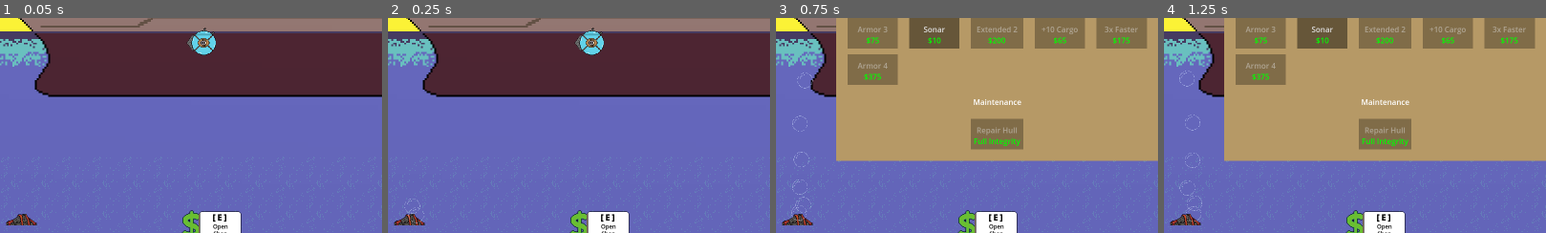
Above: before the commit, frames 1-4 (left to right).
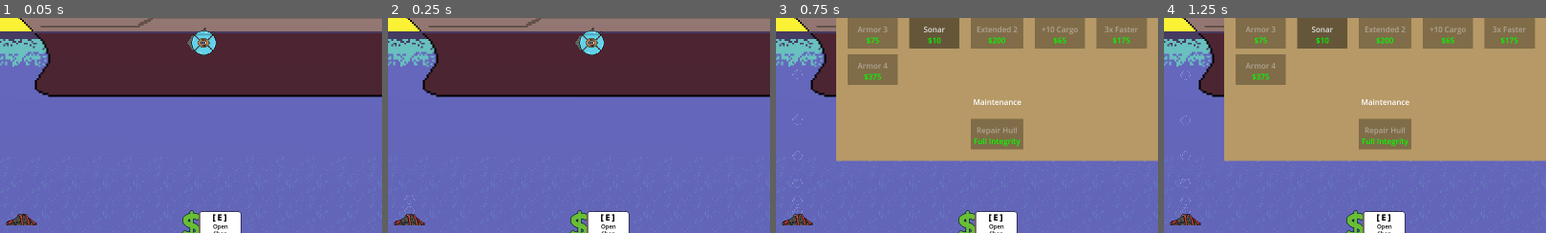
Above: after the commit, the same moments.

Repository: deruitda/ludum-dare-57
Game: Godot game, scene res://scenes/test/andrew-test.tscn
Two runs of this game, one before a commit and one after it. Both use one fixed random seed, a clock stepped at 60 frames per second and the inputs below. This scene is started directly instead of the project's main scene. Sound files missing from this copy of the repository are replaced by a short silence.
Inputs:
- Up to frame 1 (0.05 s): no input
- Up to frame 2 (0.25 s): no input
- Up to frame 3 (0.75 s): click "Open Shop" at 0.5 s
- Up to frame 4 (1.25 s): no input
The pictures show only the part of the screen within x 23-73%, y 44-94%; the shares and areas given below are measured in that part.

Frame 1 is identical in both runs. In frame 2, 0.1% of the frame differs, in the area x 4-10%, y 82-96%; in frame 3, 0.4%; in frame 4, 0.4%, in the area x 4-10%, y 24-95%.

Commit message:
creating new bubbles

Diff:
--- /dev/null
+++ b/scenes/map/air_pocket/air_bubble.gd
@@ -0,0 +1,6 @@
+extends RigidBody2D
+class_name AirBubble
+
+func _physics_process(delta: float) -> void:
+	if global_position.y < 0.0:
+		queue_free()
--- /dev/null
+++ b/scenes/map/air_pocket/air_bubble.tscn
@@ -0,0 +1,20 @@
+[gd_scene load_steps=4 format=3 uid="uid://c8mat6bxa32ce"]
+
+[ext_resource type="Texture2D" uid="uid://cuc7hlfjdmivs" path="res://assets/png_files/bubble_sprite01.png" id="1_lduf1"]
+[ext_resource type="Script" uid="uid://pmp7xq553g7o" path="res://scenes/map/air_pocket/air_bubble.gd" id="1_nyyir"]
+
+[sub_resource type="CircleShape2D" id="CircleShape2D_nyyir"]
+
+[node name="AirBubble" type="RigidBody2D"]
+collision_layer = 1024
+collision_mask = 1243
+mass = 0.05
+gravity_scale = -2.0
+script = ExtResource("1_nyyir")
+
+[node name="CollisionShape2D" type="CollisionShape2D" parent="."]
+shape = SubResource("CircleShape2D_nyyir")
+
+[node name="Sprite2D" type="Sprite2D" parent="."]
+scale = Vector2(0.3, 0.3)
+texture = ExtResource("1_lduf1")
--- a/scenes/map/air_pocket/air_bubble_spout.gd
+++ b/scenes/map/air_pocket/air_bubble_spout.gd
@@ -1,6 +1,6 @@
 extends Node2D
 
-@onready var particle_texture: Texture = preload("res://assets/png_files/bubble_sprite01.png")
+@onready var bubble_texture: Texture = preload("res://assets/png_files/bubble_sprite01.png")
 @export var max_air_particles: int = 1000
 
 @export var spawn_in_seconds: float = 1.0
@@ -15,54 +15,31 @@
 const CONNECTION_MASKS: Array[int] = [11]
 
 func create_particle():
-	var particle_server = PhysicsServer2D
-	var rendering_server = RenderingServer
-	var trans = global_transform
-	trans.origin += Vector2(randi_range(-10, 10), randi_range(-10, 10))
+	var bubble_scene := preload("res://scenes/map/air_pocket/air_bubble.tscn")  # adjust path
 
-	var air_col = particle_server.body_create()
-	particle_server.body_set_mode(air_col, PhysicsServer2D.BODY_MODE_RIGID)
-	particle_server.body_set_space(air_col, get_world_2d().space)
+	var bubble := bubble_scene.instantiate()
 
-	var shape = particle_server.circle_shape_create()
-	particle_server.shape_set_data(shape, 8)
-	particle_server.body_add_shape(air_col, shape, Transform2D.IDENTITY)
+	bubble.name = "Bubble"
+	bubble.global_position = global_position  # or wherever you want it to spawn
 
-	particle_server.body_set_collision_layer(air_col, 1 << 10)
-	particle_server.body_set_collision_mask(air_col, 1 << 0 | 1 << 7 | 1 << 10 | 1 << 1 | 1 << 3)
+	get_tree().current_scene.add_child(bubble)
 
-	particle_server.body_set_param(air_col, PhysicsServer2D.BODY_PARAM_FRICTION, 0.0)
-	particle_server.body_set_param(air_col, PhysicsServer2D.BODY_PARAM_MASS, 0.05)
-	particle_server.body_set_param(air_col, PhysicsServer2D.BODY_PARAM_GRAVITY_SCALE, gravity)
-
-	particle_server.body_set_state(air_col, PhysicsServer2D.BODY_STATE_TRANSFORM, trans)
-
-	var air_particle = rendering_server.canvas_item_create()
-	rendering_server.canvas_item_set_parent(air_particle, get_canvas_item())
-	rendering_server.canvas_item_set_transform(air_particle, trans)
-
-	var rect = Rect2()
-	rect.position = Vector2(-8, -8)
-	rect.size = particle_texture.get_size() / 2
-	rendering_server.canvas_item_add_texture_rect(air_particle, rect, particle_texture)
-	#rendering_server.canvas_item_set_self_modulate(air_particle, Color("ff00ff")
-	air_particles.append([air_col, air_particle])
-
+#
 func _physics_process(delta: float) -> void:
 	current_timer += delta
 	if current_timer > spawn_in_seconds:
 		_on_spawn_timer_timeout()
 		current_timer -= spawn_in_seconds
 
-	for col in air_particles:
-		var trans = PhysicsServer2D.body_get_state(col[0], PhysicsServer2D.BODY_STATE_TRANSFORM)
-		trans.origin = trans.origin - global_position
-		RenderingServer.canvas_item_set_transform(col[1], trans)
-		if trans.origin.y + global_position.y < 0.0:
-			PhysicsServer2D.free_rid(col[0])
-			RenderingServer.free_rid(col[1])
-			air_particles.erase(col)
-			current_particle_count -= 1
+	#for col in air_particles:
+		#var trans = PhysicsServer2D.body_get_state(col[0], PhysicsServer2D.BODY_STATE_TRANSFORM)
+		#trans.origin = trans.origin - global_position
+		#RenderingServer.canvas_item_set_transform(col[1], trans)
+		#if trans.origin.y + global_position.y < 0.0:
+			#PhysicsServer2D.free_rid(col[0])
+			#RenderingServer.free_rid(col[1])
+			#air_particles.erase(col)
+			#current_particle_count -= 1
 
 
 func _on_spawn_timer_timeout() -> void:
Not shown, added: scenes/map/air_pocket/air_bubble.gd.uid
